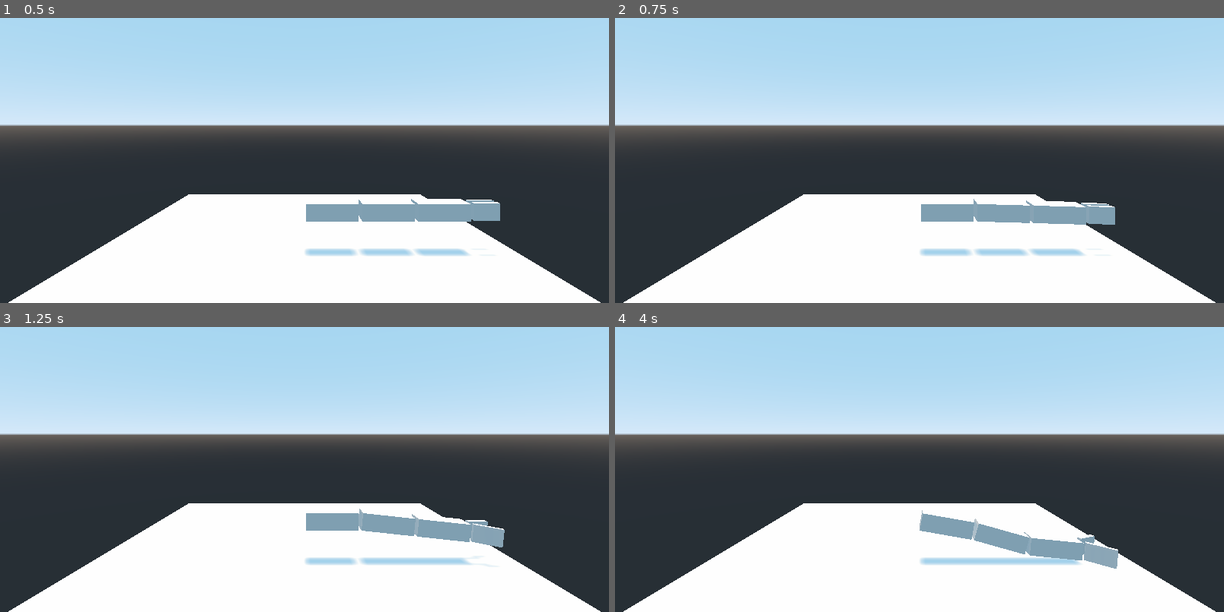
Above: before the commit, frames 1-4 (two rows, left to right).
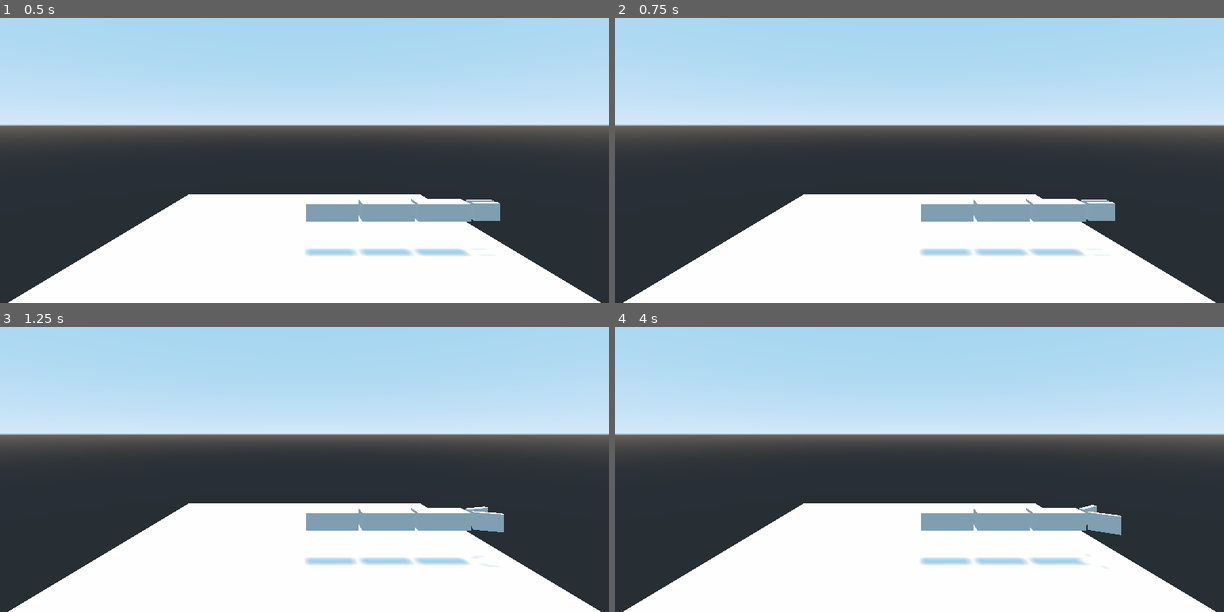
Above: after the commit, the same moments.

Repository: Waaflee/POO
Game: Godot game, scene res://RoboticArm.tscn
Two runs of this game, one before a commit and one after it. Both use one fixed random seed, a clock stepped at 60 frames per second and the inputs below.
Inputs:
- Up to frame 1 (0.5 s): no input
- Up to frame 2 (0.75 s): tap Enter (ui_accept) at 0.5 s; hold Up (ui_up) from 0.53 s (still down)
- Up to frame 3 (1.25 s): keep holding Up (ui_up); tap Enter (ui_accept) at 0.77 s
- Up to frame 4 (4 s): release Up (ui_up) at 1.28 s; hold Down (ui_down) 1.28-2.03 s; tap Enter (ui_accept) at 1.52, 3.02, 3.77 s; hold Up (ui_up) 2.03-3.53 s; hold Down (ui_down) from 3.53 s (still down)

Frame 1 is identical in both runs. In frame 2, 0.4% of the frame differs, in the area x 58-83%, y 63-73%; in frame 3, 1.5%; in frame 4, 3.5%, in the area x 50-84%, y 62-85%.

Commit message:
Added export configs

Diff:
--- a/RoboticArm/RoboticArm.gd
+++ b/RoboticArm/RoboticArm.gd
@@ -1,5 +1,7 @@
 extends Spatial
 
+export var websocket_url := "ws://127.0.0.1:5678/"
+export var drive_speed := 90.0
 onready var prisma_1 := get_node("Prisma1")
 onready var prisma_2 := get_node("Prisma1").get_node("Prisma2")
 onready var prisma_3 := get_node("Prisma1").get_node("Prisma2").get_node("Prisma3")
@@ -8,10 +10,20 @@
 var GRADOS := [0, 0, 0]
 var selected = 1
 
+var _client = WebSocketClient.new()
+
 func _ready():
-	pass
+	_client.connect("connection_closed", self, "_closed")
+	_client.connect("connection_error", self, "_closed")
+	_client.connect("connection_established", self, "_connected")
+	_client.connect("data_received", self, "_on_data")
+	var err = _client.connect_to_url(websocket_url)
+	if err != OK:
+		print("Unable to connect")
+		set_process(false)
 
 func _process(delta):
+	_client.poll()
 	if Input.is_action_just_pressed("ui_accept"):
 		selected += 1
 		if selected > 3:
@@ -50,7 +62,7 @@
 			speed = 45
 		var time = abs(grados / speed) + 1
 		if articulacion == 1:
-			tween.interpolate_property(prisma_1, "rotation_degrees", prisma_1.rotation_degrees, Vector3(grados, 0 , 0), time, Tween.TRANS_LINEAR, Tween.EASE_IN, 0)
+			tween.interpolate_property(prisma_1, "rotation_degrees", prisma_1.rotation_degrees, Vector3(0, grados , 0), time, Tween.TRANS_LINEAR, Tween.EASE_IN, 0)
 		if articulacion == 2:
 			tween.interpolate_property(prisma_2, "rotation_degrees", prisma_2.rotation_degrees, Vector3(grados, 0, 0), time, Tween.TRANS_LINEAR, Tween.EASE_IN, 0)
 		if articulacion == 3:
@@ -59,3 +71,23 @@
 
 func _on_Timer_timeout():
 	toggle_pinza()
+
+func _closed(was_clean = false):
+    print("Closed, clean: ", was_clean)
+    set_process(false)
+
+func _connected(proto = ""):
+	print("Connected with protocol: ", proto)
+	_client.get_peer(1).put_packet("Test packet".to_utf8())
+
+func _on_data():
+	var ws_data = JSON.parse(_client.get_peer(1).get_packet().get_string_from_utf8())
+
+	print("Got data from server: ")
+	print(ws_data.result["a_1"])
+	print(ws_data.result["a_2"])
+	print(ws_data.result["a_3"])
+
+	rotar_articulacion(1, clamp(ws_data.result["a_1"], -90, 90), drive_speed)
+	rotar_articulacion(2, clamp(ws_data.result["a_2"], -90, 90), drive_speed)
+	rotar_articulacion(3, clamp(ws_data.result["a_3"], -90, 90), drive_speed)
Not shown: 2 places in RoboticArm/RoboticArm.tscn that only renumber resources
Not shown, added: RoboticArm/export_presets.cfg
